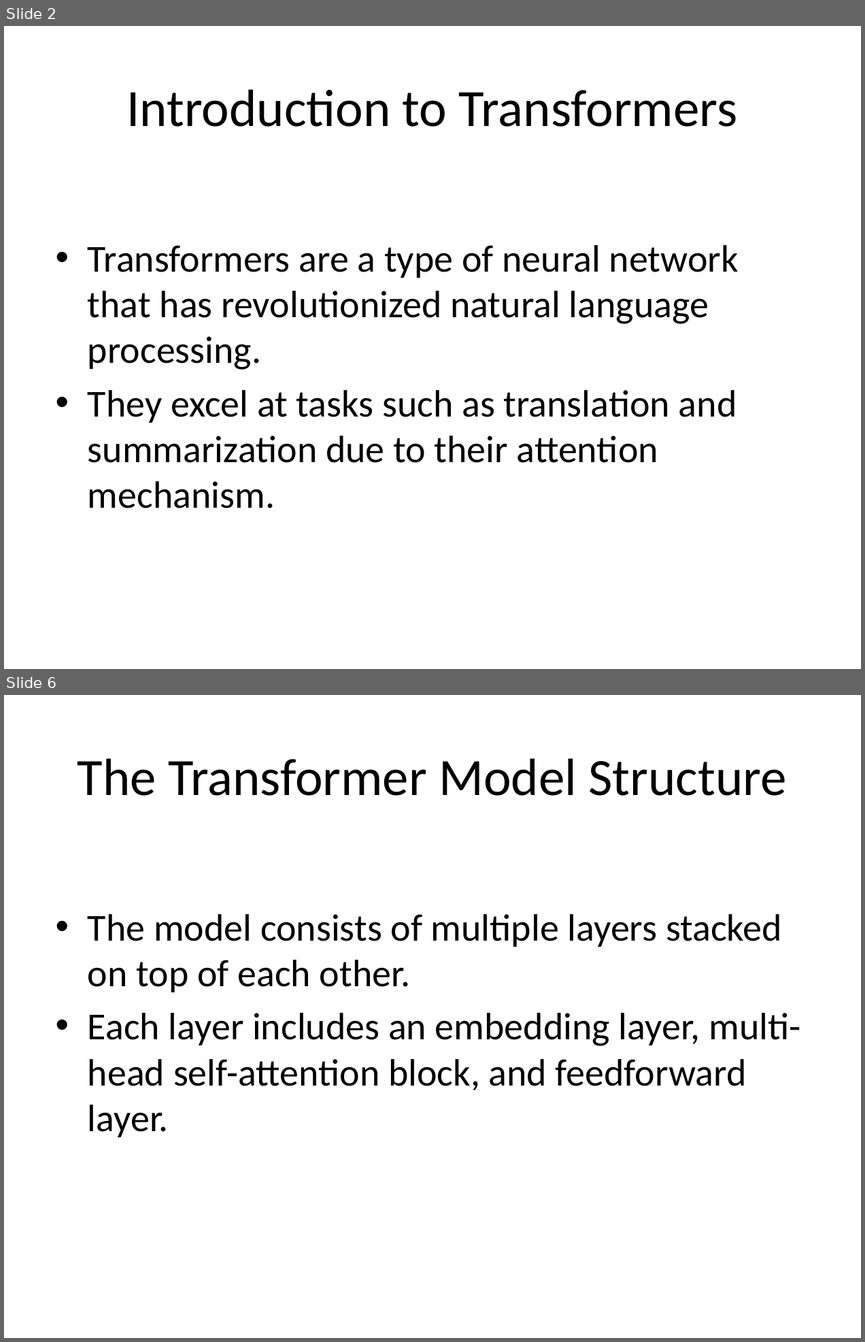
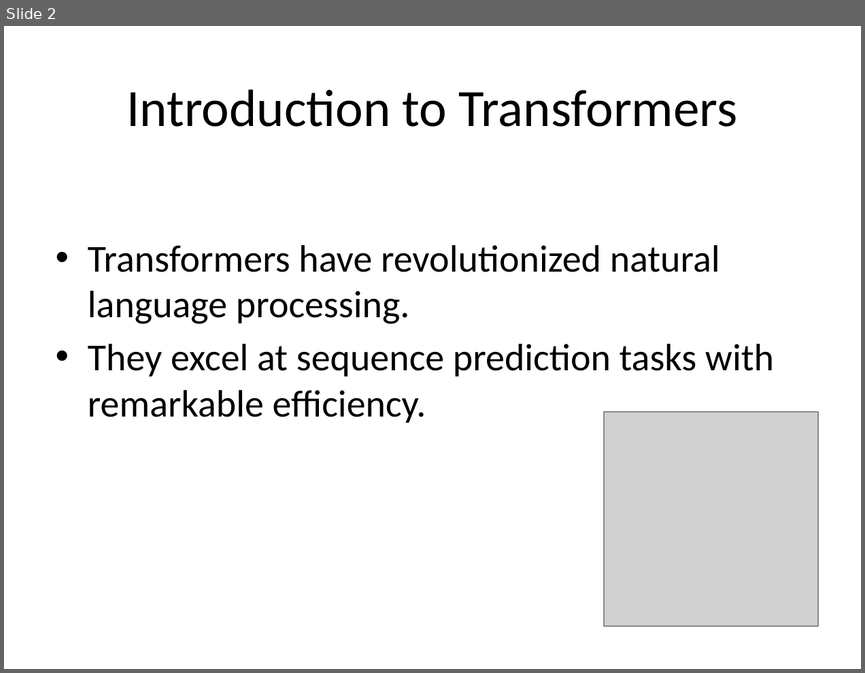
Before and after one commit to Kietnehi/AI-AGENT, a slide deck: backend/slides/presentation_generate_slide_for_explain_arc.pptx. Shown one above the other, each under a label of ours: slides 2 and 6 before the commit, slide 2 after it; the slides between them are not shown. The pictures are 865x1342 and 865x673 pixels, drawn with LibreOffice and Linux fonts; fonts in the diff are those of the drawing; grey boxes stand for pictures. Boxes give left, top, right and bottom in pixels: in the first picture for what was removed or moved away, otherwise in the second. Text is boxed around its words. In the diff, an @@ line names an element or a change of style, - is before the commit and + after.

```diff
--- a/backend/slides/presentation_generate_slide_for_explain_arc.pptx
+++ b/backend/slides/presentation_generate_slide_for_explain_arc.pptx
@@ slide 6 removed at (x1=4, y1=695, x2=861, y2=1338), background #FFFFFF @@
@@ title removed at (x1=77, y1=758, x2=786, y2=796) @@
-The Transformer Model Structure
@@ text removed at (x1=88, y1=914, x2=800, y2=1137) @@
-• The model consists of multiple layers stacked on top of each other.
-• Each layer includes an embedding layer, multi-head self-attention block, and feedforward layer.
@@ slide 2 changed as well @@
@@ text at (x1=88, y1=245, x2=774, y2=422): text changed @@
-• Transformers are a type of neural network that has revolutionized natural language processing.
-• They excel at tasks such as translation and summarization due to their attention mechanism.
+• Transformers have revolutionized natural language processing.
+• They excel at sequence prediction tasks with remarkable efficiency.
@@ picture added at (x1=604, y1=412, x2=818, y2=626) @@
```
Also in this commit, not shown: 2 other slides changed, 3 slides added, 2 other slides removed, 3 other files.
